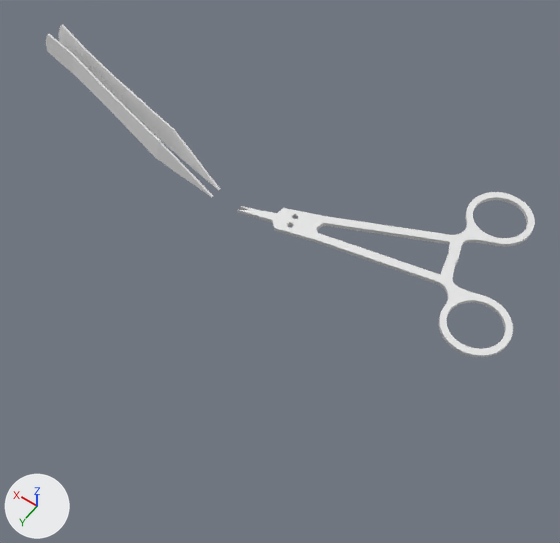
A saved change to the glTF model assets/wrapping.gltf.
Both versions are drawn from a camera (50 mm lens) standing at (-0.154, 0.158, 0.519) and looking at (-0.035, -0.008, 0.257). The axes (+X, +Y, +Z) are drawn at lower left. The lights are the same throughout. Where no turn or scale is listed for an object, it has been applied to the vertices.

The older version as bpy lines, for what is in view:
```python
me_a1_013 = bpy.data.meshes.new('A1.013')
me_a1_013.from_pydata(...)  # 1036 vertices, 2076 faces; spans x -0.05..0.0625, y -0.0362..-0.0053, z -0.0024..0.0073
me_b1_008 = bpy.data.meshes.new('B1.008')
me_b1_008.from_pydata(...)  # 1036 vertices, 2076 faces; spans x -0.0513..0.0475, y -0.0194..0.0439, z -0.0063..0.0016
me_c1_027 = bpy.data.meshes.new('C1.027')
me_c1_027.from_pydata(...)  # 72 vertices, 140 faces; spans x -0.0338..0.0821, y 0.0087..0.0309, z -0.0002..0.0308
me_d2_008 = bpy.data.meshes.new('D2.008')
me_d2_008.from_pydata(...)  # 72 vertices, 140 faces; spans x -0.0339..0.0825, y -0.0374..-0.0191, z -0.0101..0.0208
ob_a1 = bpy.data.objects.new('A1', me_a1_013)
ob_a1.location = (-0.0828, 0.0078, 0.2876)
ob_b1 = bpy.data.objects.new('B1', me_b1_008)
ob_b1.location = (-0.0677, -0.0459, 0.2975)
ob_c1 = bpy.data.objects.new('C1', me_c1_027)
ob_c1.location = (0.0465, -0.0582, 0.2618)
ob_d2 = bpy.data.objects.new('D2', me_d2_008)
ob_d2.location = (0.047, -0.0036, 0.2708)
```
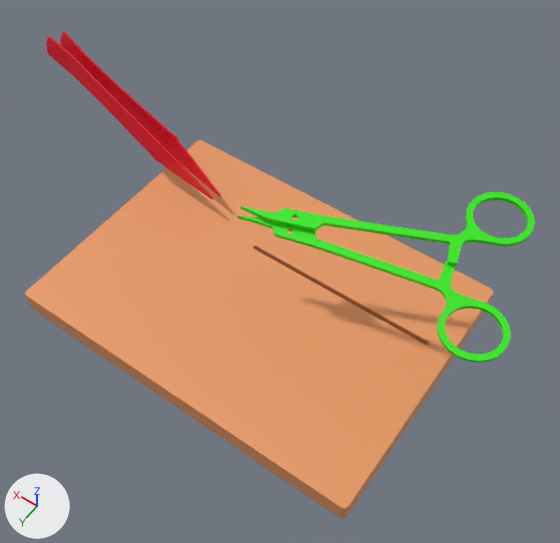
The newer file is also turned or shifted as a whole; pictures and numbers use the older file's frame.

Changed parts and their boxes [x1, y1, x2, y2] in the pictures (560 x 543 px):
```json
{"object": "S1", "change": "added", "after": [25, 140, 493, 519], "on screen": "orange"}
{"object": "A1", "change": "recoloured, moved", "before": [237, 210, 513, 357], "after": [237, 216, 511, 363]}
{"object": "B1", "change": "recoloured", "before": [240, 192, 535, 266], "after": [240, 192, 535, 266], "on screen": "white to green"}
{"object": "C1", "change": "recoloured, moved", "before": [59, 25, 220, 191], "after": [60, 32, 221, 197]}
{"object": "D2", "change": "recoloured, moved", "before": [46, 34, 213, 197], "after": [46, 36, 214, 200], "on screen": "grey to red"}
```

The change, as JSON lines over the scene's bpy script:
```json
{"op": "add", "block": "mat_material_002", "code": ["mat_material_002 = principled_material('Material.002')", "mat_material_002.base_color = (0.8, 0.0, 0.0162)  # red #e70022"]}
{"op": "add", "block": "mat_material_001", "code": ["mat_material_001 = principled_material('Material.001')", "mat_material_001.base_color = (0.0269, 0.8, 0.0)  # green #2ee700"]}
{"op": "add", "block": "mat_material_003", "code": ["mat_material_003 = principled_material('Material.003')", "mat_material_003.base_color = (0.8, 0.314, 0.125)  # orange #e79863"]}
{"block": "me_a1_013", "where": "me_a1_013.from_pydata(...)  # 1036 vertices, 2076 faces; spans x -0.05..0.0625, y -0.0362..-0.0053, z -0.0024..0.0073"}
{"op": "add", "block": "me_a1_013", "code": "me_a1_013.materials.append(mat_material_001)  # green #2ee700"}
{"block": "me_b1_008", "where": "me_b1_008.from_pydata(...)  # 1036 vertices, 2076 faces; spans x -0.0513..0.0475, y -0.0194..0.0439, z -0.0063..0.0016"}
{"op": "add", "block": "me_b1_008", "code": "me_b1_008.materials.append(mat_material_001)  # green #2ee700"}
{"block": "me_c1_027", "where": "me_c1_027.from_pydata(...)  # 72 vertices, 140 faces; spans x -0.0338..0.0821, y 0.0087..0.0309, z -0.0002..0.0308"}
{"op": "add", "block": "me_c1_027", "code": "me_c1_027.materials.append(mat_material_002)  # red #e70022"}
{"block": "me_d2_008", "where": "me_d2_008.from_pydata(...)  # 72 vertices, 140 faces; spans x -0.0339..0.0825, y -0.0374..-0.0191, z -0.0101..0.0208"}
{"op": "add", "block": "me_d2_008", "code": "me_d2_008.materials.append(mat_material_002)  # red #e70022"}
{"op": "add", "block": "me_s1_001", "code": ["me_s1_001 = bpy.data.meshes.new('S1.001')", "me_s1_001.from_pydata(...)  # 100 vertices, 196 faces; spans x 0.028..0.193, y -0.06..0.06, z 0.0..0.01", "me_s1_001.materials.append(mat_material_003)  # orange #e79863"]}
{"op": "set", "path": "ob_a1.location", "old": "(-0.0828, 0.0078, 0.2876)", "new": "(-0.0828, 0.0078, 0.2841)"}
{"op": "set", "path": "ob_c1.location", "old": "(0.0465, -0.0582, 0.2618)", "new": "(0.0465, -0.0582, 0.2577)"}
{"op": "set", "path": "ob_d2.location", "old": "(0.047, -0.0036, 0.2708)", "new": "(0.047, -0.0036, 0.2694)"}
{"op": "add", "block": "ob_s1", "code": ["ob_s1 = bpy.data.objects.new('S1', me_s1_001)", "ob_s1.location = (-0.14, 0.0, 0.2381)"]}
```
